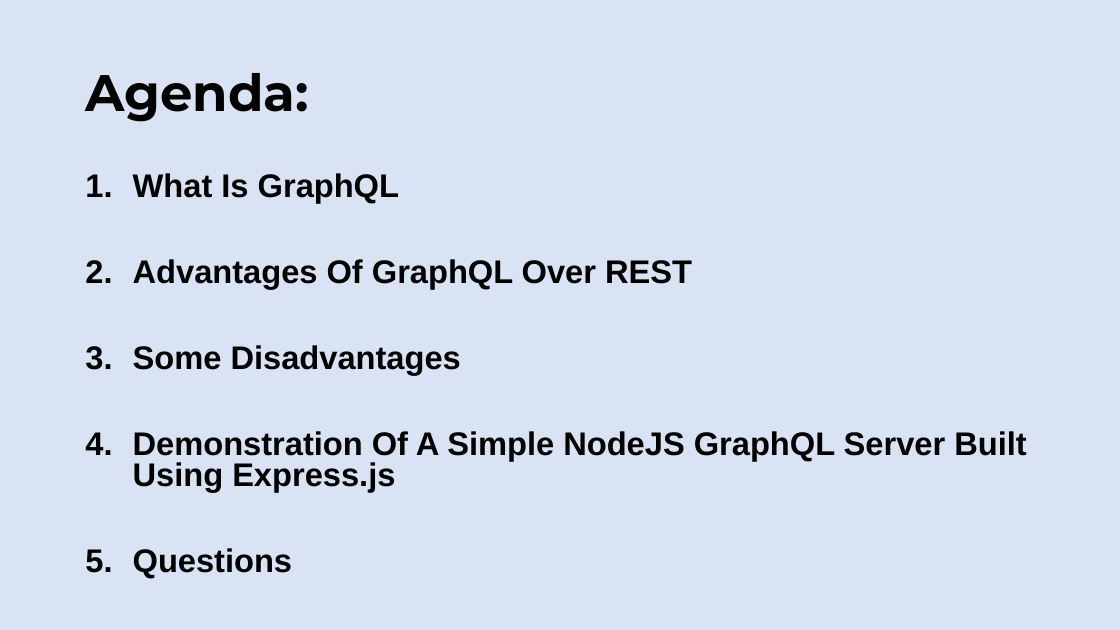
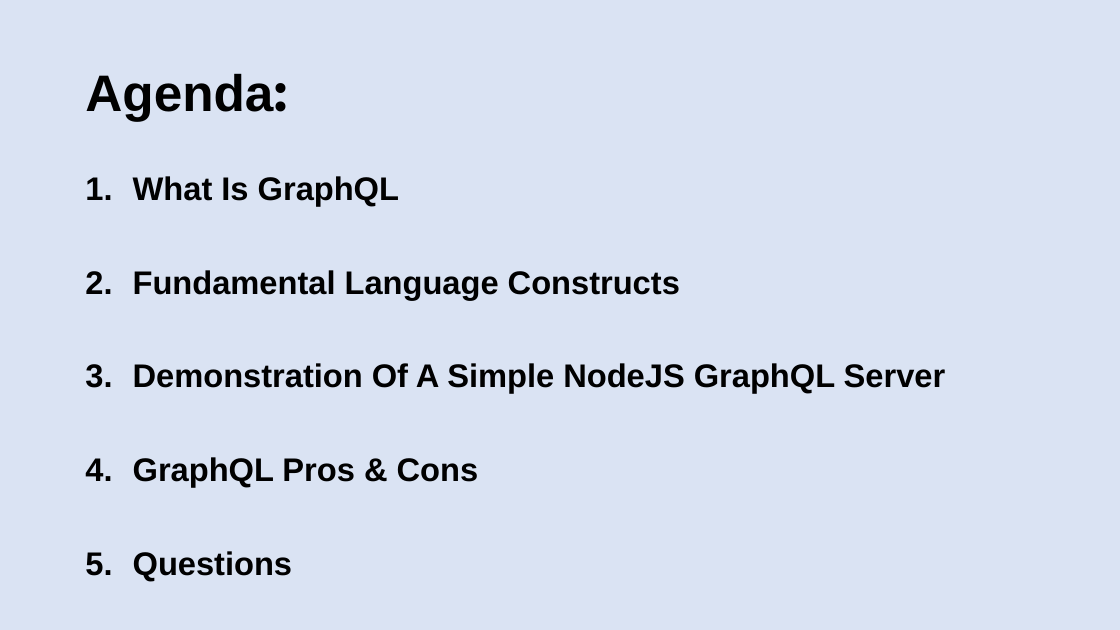
Before and after one commit to patelg123/graphql-presentation, a slide deck: slide 2 of current.pptx. Drawn at 1120x630 pixels with LibreOffice and Linux fonts; fonts in the diff are those of the drawing. Boxes give left, top, right and bottom in pixels: in the first picture for what was removed or moved away, otherwise in the second. Text is boxed around its words. In the diff, an @@ line names an element or a change of style, - is before the commit and + after.

```diff
--- a/current.pptx
+++ b/current.pptx
@@ title "Agenda:" at box(85, 73, 287, 121): font Montserrat to Arial in "Agenda:" @@
@@ text at box(133, 176, 399, 581): line spacing 0.8 to 0.9 @@
@@ text at box(133, 270, 946, 487): text changed @@
-2. Advantages Of GraphQL Over REST
-3. Some Disadvantages
-4. Demonstration Of A Simple NodeJS GraphQL Server Built Using Express.js
+2. Fundamental Language Constructs
+3. Demonstration Of A Simple NodeJS GraphQL Server
+4. GraphQL Pros & Cons
```
Also in this commit, not shown: 15 other slides changed, 1 slide added, 1 slide removed.
